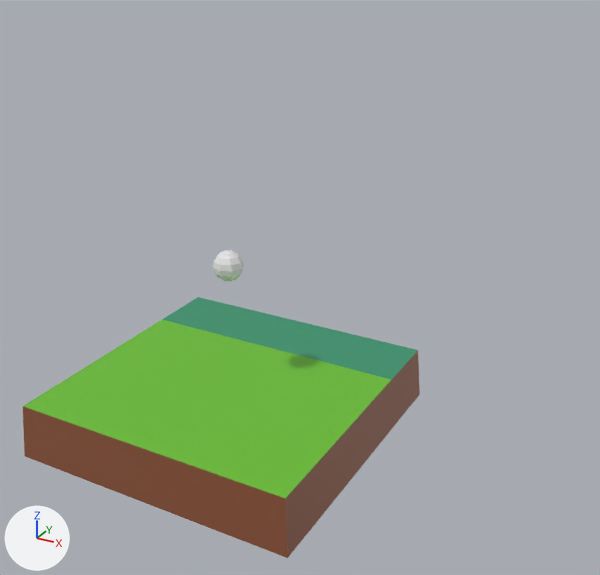
Before and after pictures for a commit that changed the Blender file blender/level1.blend.
Before and after are seen from a 50 mm lens placed at (2.81, -4.15, 3.03), pointed at (-0.48, 1.83, 0.04). Lighting does not change. The marker at lower left points along +X, +Y and +Z.

The first picture shows 'basic-moveable'.
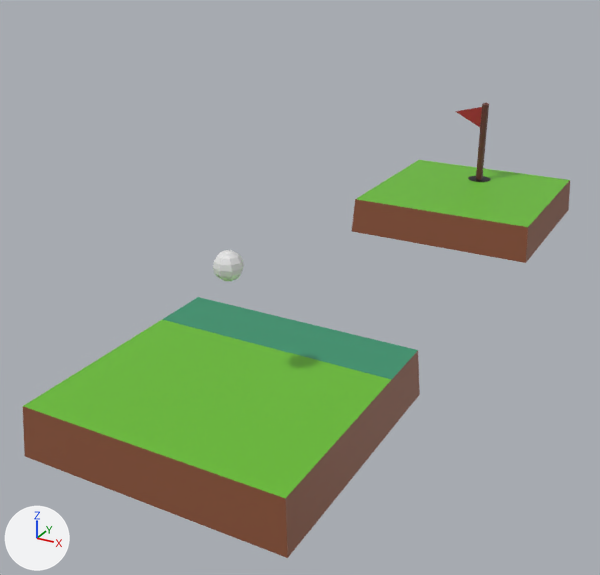
Commit message: level loading

The change, as a diff of the scene's bpy script:
```diff
--- a/blender/level1.blend.py
+++ b/blender/level1.blend.py
@@ img_color_pallette_png_004 @@
+img_color_pallette_png_004 = load_image('color-pallette.png.004', 'color-pallette.png', 4, 4, 'sRGB')
@@ mat_material_005 @@
+mat_material_005 = principled_material('Material.005')
+mat_material_005.texture = img_color_pallette_png_004
@@ me_cylinder_001 @@
+me_cylinder_001.from_pydata(...)  # 52 vertices, 12 faces; spans x -13.0..4.8, y -4.7..4.7, z -1.0..0.8
+me_cylinder_001.materials.append(mat_material_005)  # picture img_color_pallette_png_004
@@ me_cube_005 @@
+me_cube_005.from_pydata(...)  # 20 vertices, 6 faces; spans x -1.0..1.0, y -1.0..1.0, z -1.0..0.9
+me_cube_005.materials.append(mat_material_005)  # picture img_color_pallette_png_004
@@ ob_flag @@
+ob_flag = bpy.data.objects.new('flag', me_cylinder_001)
+ob_flag.location = (-0.003, 5.477, 1.176)
+ob_flag.scale = (0.0284, 0.0284, 1.0)
@@ ob_basic_fixed @@
+ob_basic_fixed = bpy.data.objects.new('basic-fixed', me_cube_005)
+ob_basic_fixed.location = (0.0, 5.0, 0.0)
+ob_basic_fixed.scale = (1.0, 1.0, 0.2)
```

What differs and where, as boxes [x1, y1, x2, y2] in the pictures (600 x 575 px):
'basic-fixed', added: after [352, 160, 570, 263]
'flag', added (brown): after [455, 103, 491, 182]
